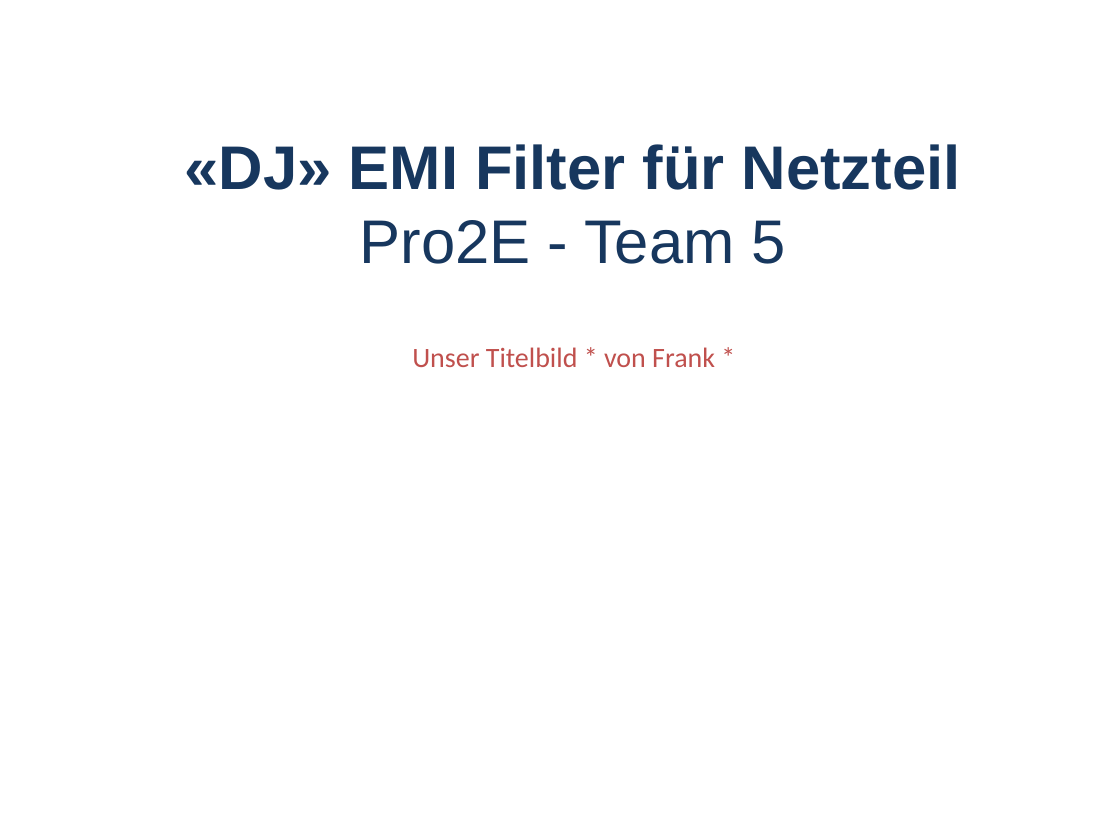
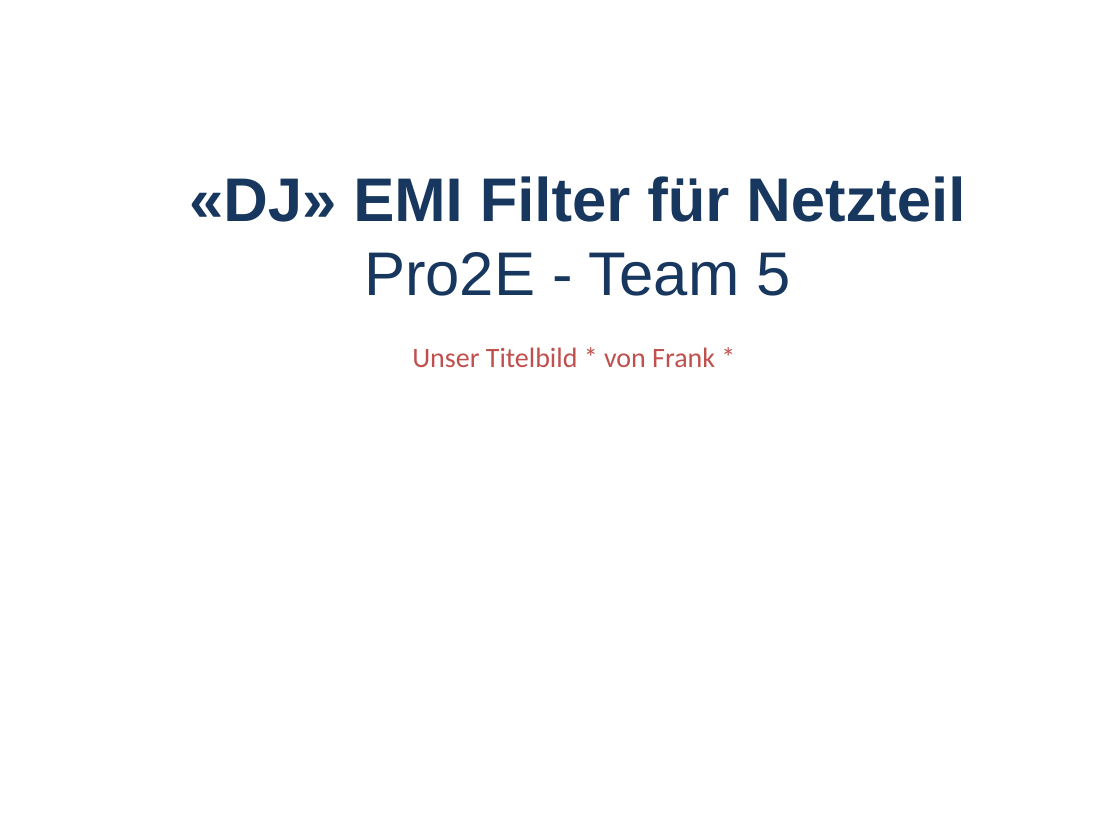
Before and after one commit to marinataborda/P2Organisation, a slide deck: slide 1 of ZwischenPresäntation.pptx. Drawn at 1120x840 pixels with LibreOffice and Linux fonts; fonts in the diff are those of the drawing; background and template pictures are left out. Boxes give left, top, right and bottom in pixels: in the first picture for what was removed or moved away, otherwise in the second. Text is boxed around its words. In the diff, an @@ line names an element or a change of style, - is before the commit and + after.

```diff
--- a/ZwischenPresäntation.pptx
+++ b/ZwischenPresäntation.pptx
@@ title "«DJ» EMI Filter für Netzteil ...": place and size @@
-title "«DJ» EMI Filter für Netzteil ..." at <box>184,144,961,264</box>
+title "«DJ» EMI Filter für Netzteil ..." at <box>189,176,965,296</box>
```
Also in this commit, not shown: 3 other slides changed, 1 slide added, 1 slide removed.
